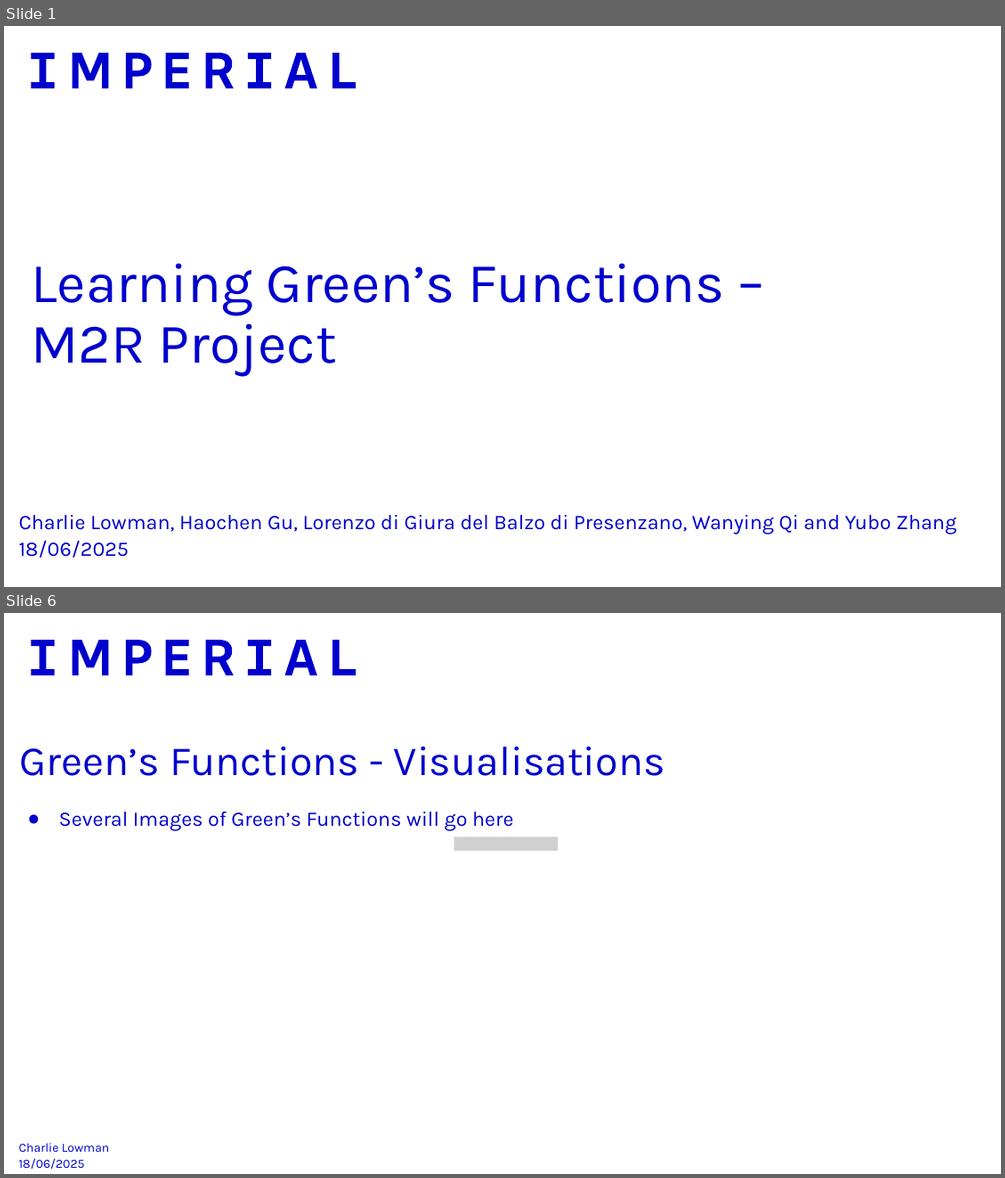
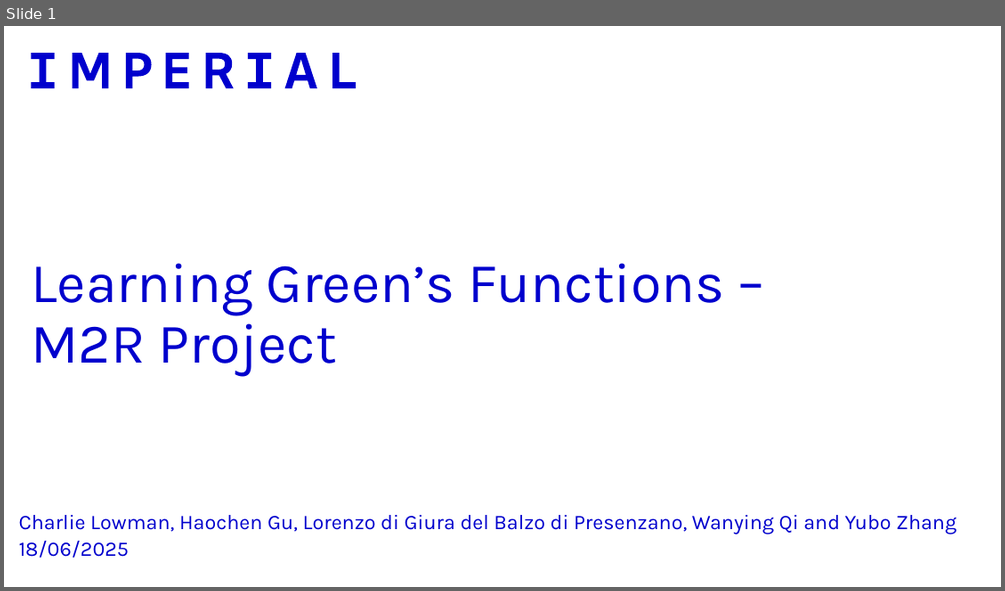
Before and after one commit to cgjunior3-14/M2R-Learning-Greens-Functions, a slide deck: M2R_presentation.pptx. Shown one above the other, each under a label of ours: slides 1 and 6 before the commit, slide 1 after it; the slides between them are not shown. The pictures are 1005x1178 and 1005x591 pixels, drawn with LibreOffice and Linux fonts; fonts in the diff are those of the drawing; grey boxes stand for pictures. Boxes give left, top, right and bottom in pixels: in the first picture for what was removed or moved away, otherwise in the second. Text is boxed around its words. In the diff, an @@ line names an element or a change of style, - is before the commit and + after.

```diff
--- a/M2R_presentation.pptx
+++ b/M2R_presentation.pptx
@@ slide 6 removed at (4,613,1001,1174), background #FFFFFF; not listed: 8 template elements that a slide beside it also shows @@
@@ text removed at (20,747,665,776) @@
-Green’s Functions - Visualisations
@@ text removed at (59,811,514,831) @@
-● Several Images of Green’s Functions will go here
@@ picture removed at (454,836,558,850) @@
@@ text removed at (19,1143,110,1168) @@
-Charlie Lowman
-18/06/2025
```
Also in this commit, not shown: 4 slides changed, 1 other file.
